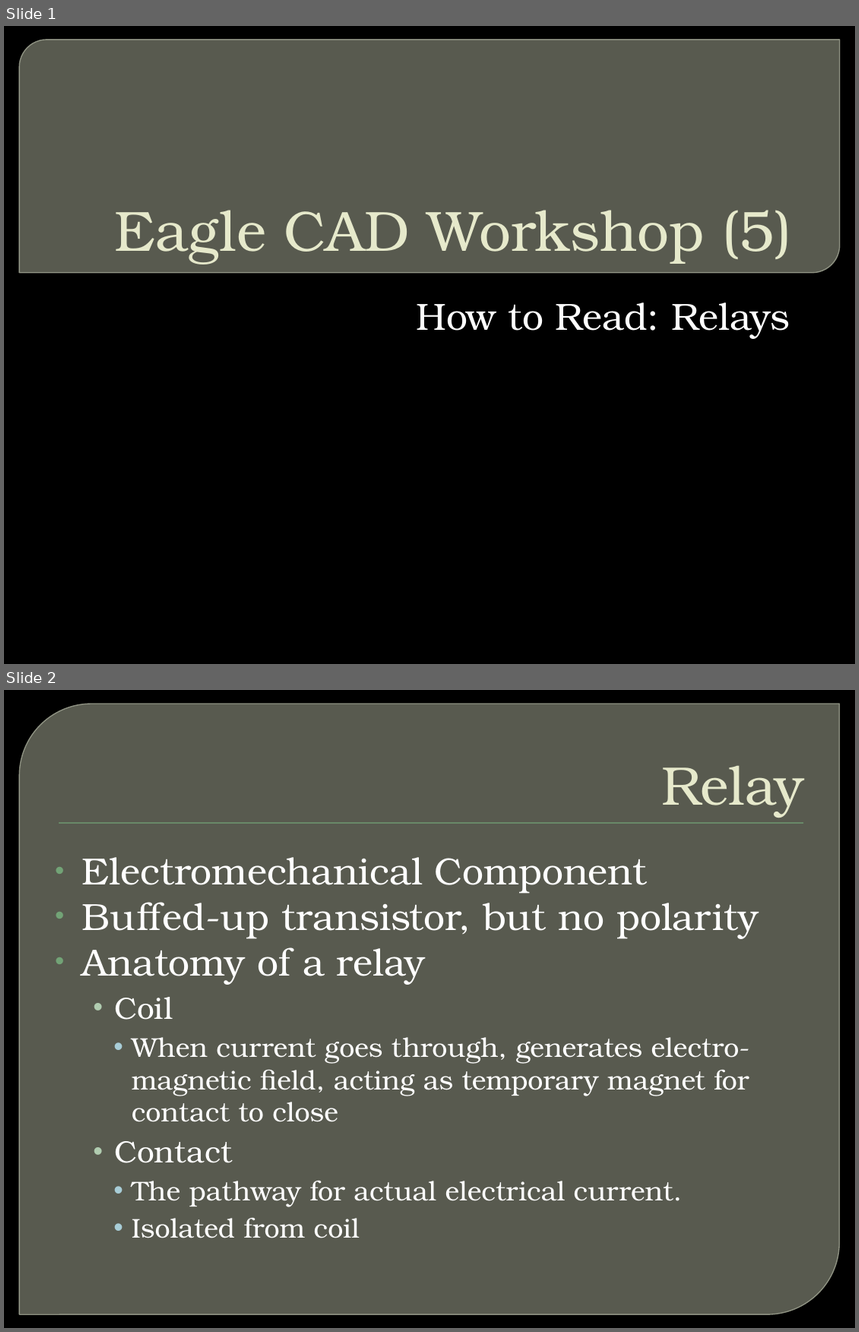
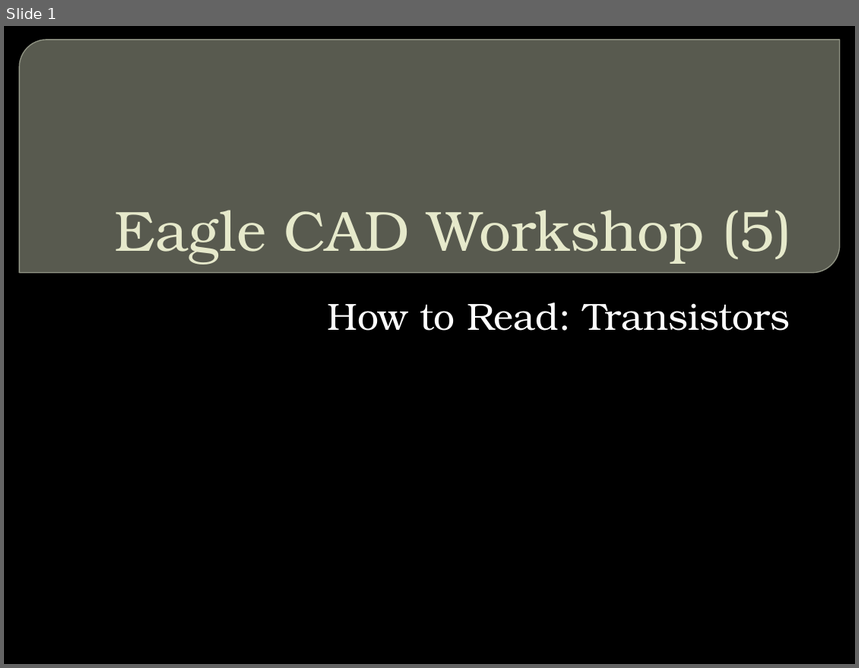
Before and after one commit to CSPon/Workshop_Materials, a slide deck: Workshop_Slides/Eagle CAD/Eagle CAD Workshop (5).pptx. Shown one above the other, each under a label of ours: slides 1 and 2 before the commit, slide 1 after it. The pictures are 859x1332 and 859x668 pixels, drawn with LibreOffice and Linux fonts; fonts in the diff are those of the drawing; background and template pictures are left out. Boxes give left, top, right and bottom in pixels: in the first picture for what was removed or moved away, otherwise in the second. Text is boxed around its words. In the diff, an @@ line names an element or a change of style, - is before the commit and + after.

```diff
--- a/Workshop_Slides/Eagle CAD/Eagle CAD Workshop (5).pptx
+++ b/Workshop_Slides/Eagle CAD/Eagle CAD Workshop (5).pptx
@@ slide 2 removed at (4, 690, 855, 1328), background picture (left out) @@
@@ round diag rect removed at (19, 704, 840, 1315) @@
@@ title removed at (662, 765, 804, 818) @@
-Relay
@@ rectangle removed at (59, 823, 804, 824) @@
@@ text removed at (82, 857, 759, 1239) @@
-• Electromechanical Component
-• Buffed-up transistor, but no polarity
-• Anatomy of a relay
-  • Coil
-    • When current goes through, generates electro-magnetic field, acting as temporary magnet for contact to close
-  • Contact
-    • The pathway for actual electrical current.
-    • Isolated from coil
@@ slide 1 changed as well @@
@@ subtitle at (328, 303, 790, 331): text changed @@
-How to Read: Relays
+How to Read: Transistors
```
Also in this commit, not shown: 8 slides added, 3 other slides removed, 4 other files.
